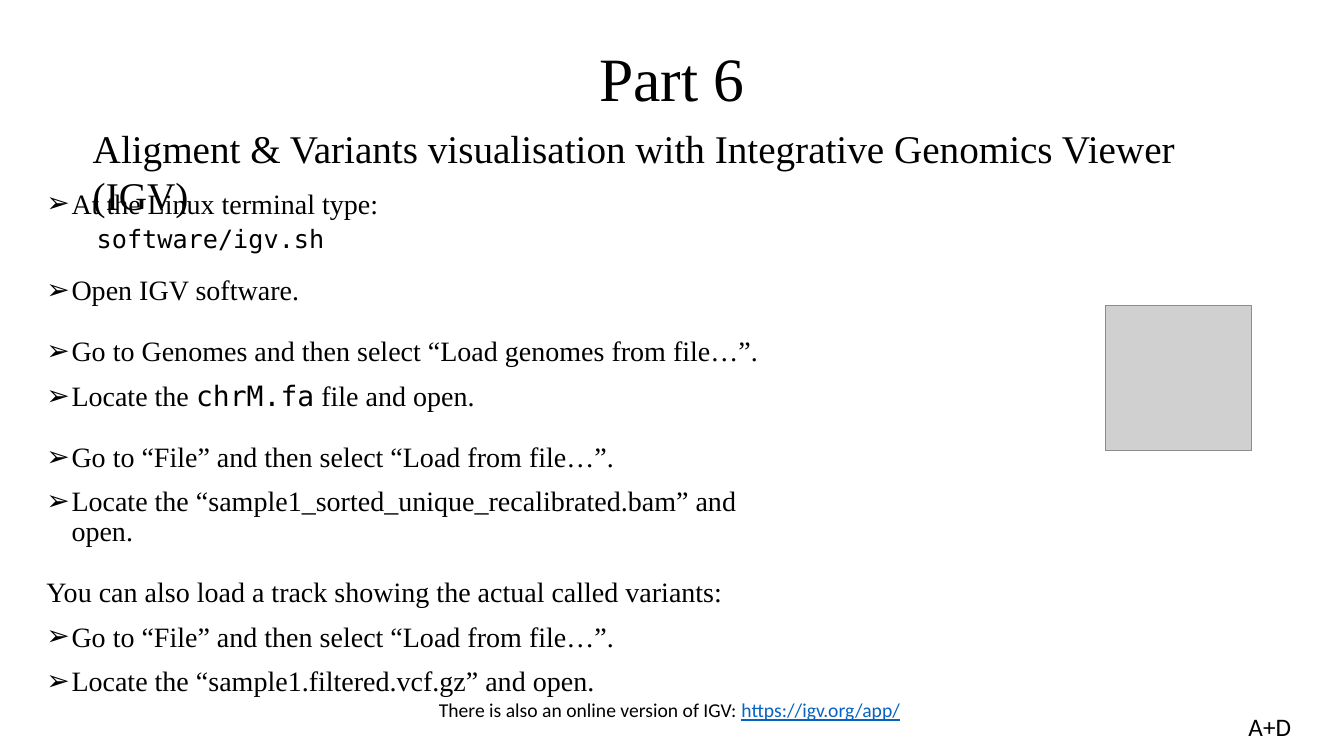
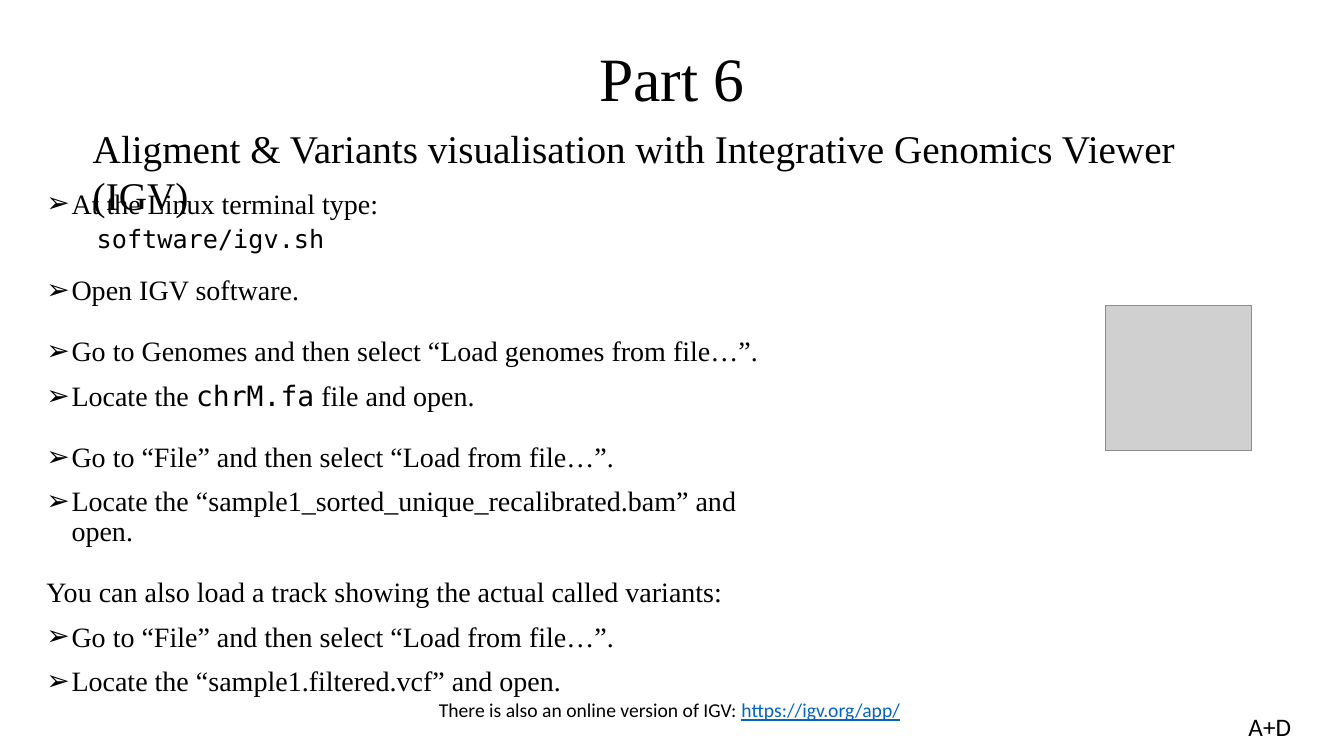
Before and after one commit to sgul-genetics-centre-bioinformatics/NGS-bioinformatics-workshop_SGUL_31-01-2020, a slide deck: slide 33 of NGS_workshop_31_01_2020_final.pptx. Drawn at 1344x756 pixels with LibreOffice and Linux fonts; fonts in the diff are those of the drawing; grey boxes stand for pictures. Boxes give left, top, right and bottom in pixels: in the first picture for what was removed or moved away, otherwise in the second. Text is boxed around its words. In the diff, an @@ line names an element or a change of style, - is before the commit and + after.

```diff
--- a/NGS_workshop_31_01_2020_final.pptx
+++ b/NGS_workshop_31_01_2020_final.pptx
@@ text at box(72, 671, 560, 696): text changed @@
-➢ Locate the “sample1.filtered.vcf.gz” and open.
+➢ Locate the “sample1.filtered.vcf” and open.
```
Also in this commit, not shown: 8 other slides changed.
